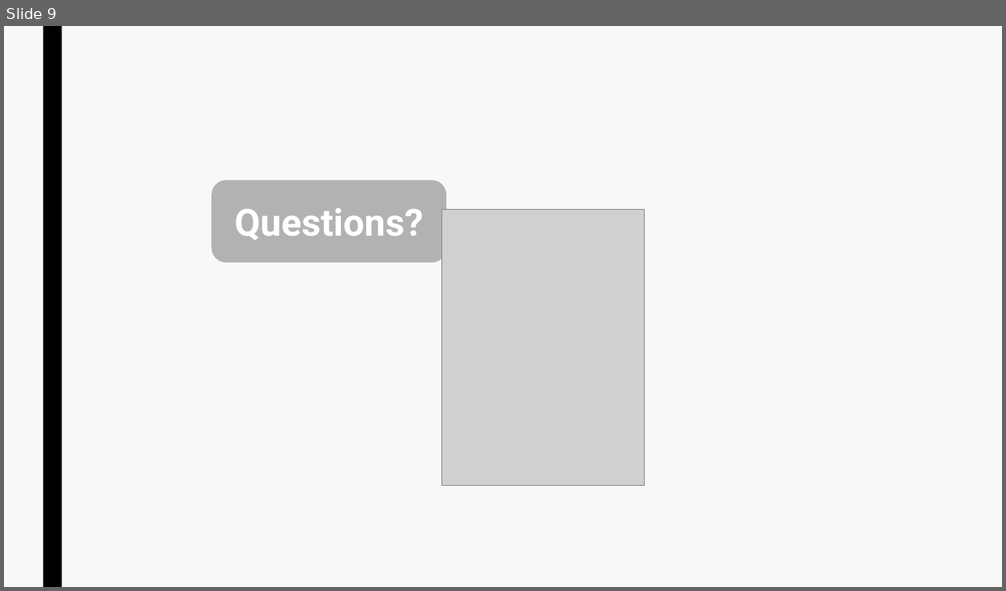
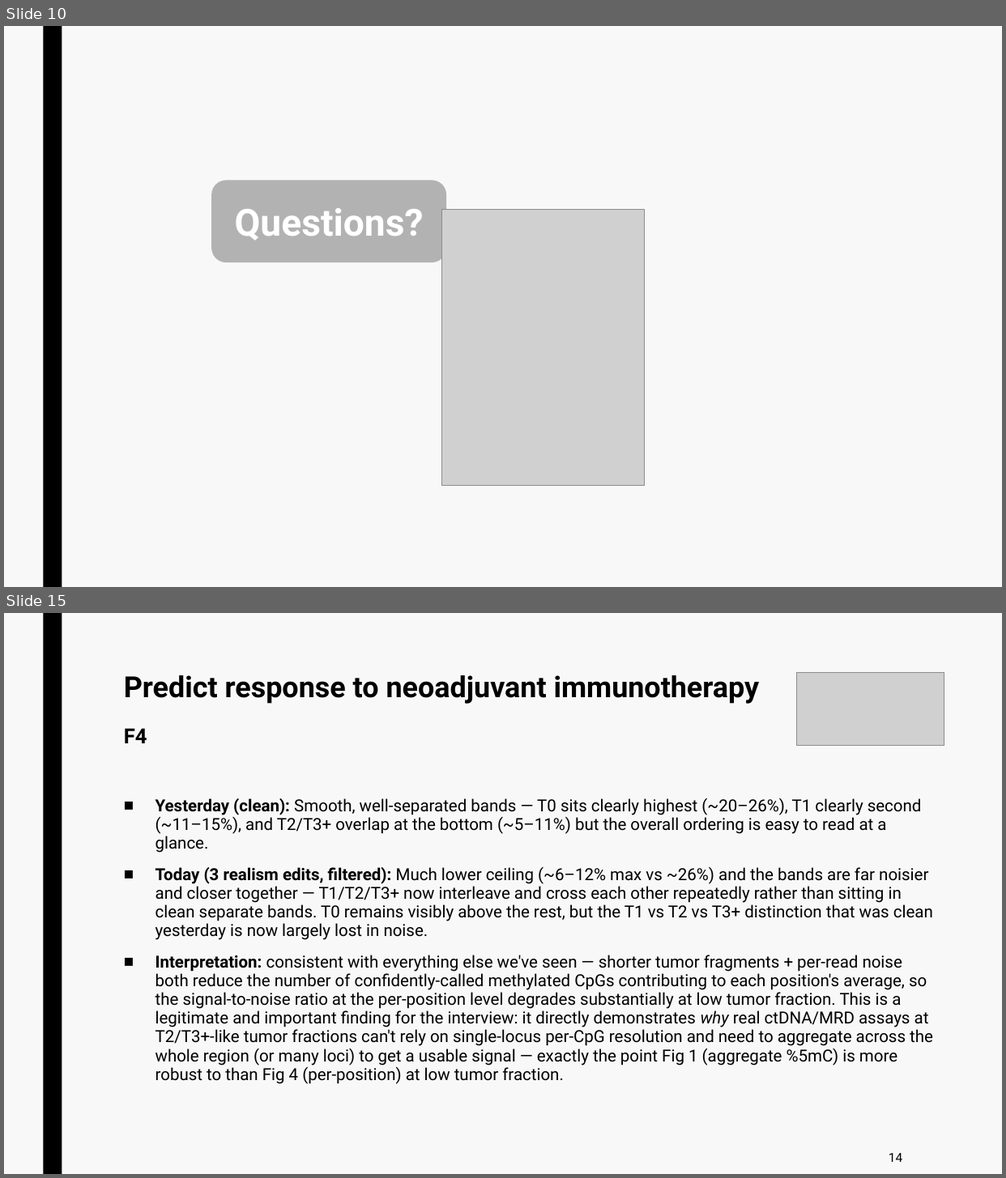
Before and after one commit to jurtasun/presentations, a slide deck: 202609_vhio_symposium/202609_vhio_technical.ppt. Shown one above the other, each under a label of ours: slide 9 before the commit, slides 10 and 15 after it; the slides between them are not shown. The pictures are 1006x591 and 1006x1178 pixels, drawn with LibreOffice and Linux fonts; fonts in the diff are those of the drawing; grey boxes stand for pictures. Boxes give left, top, right and bottom in pixels: in the first picture for what was removed or moved away, otherwise in the second. Text is boxed around its words. In the diff, an @@ line names an element or a change of style, - is before the commit and + after.

```diff
--- a/202609_vhio_symposium/202609_vhio_technical.ppt
+++ b/202609_vhio_symposium/202609_vhio_technical.ppt
@@ slide 15 added at (4,613,1002,1174), background #F8F8F8; not listed: 1 template element that a slide beside it also shows @@
@@ title added at (124,675,760,743), 28 pt, text #000000, bold @@
+Predict response to neoadjuvant immunotherapy
+F4
@@ picture added at (797,672,945,746) @@
@@ text added at (155,798,933,1084), 16 pt, text #000000 @@
+■ Yesterday (clean): Smooth, well-separated bands — T0 sits clearly highest (~20–26%), T1 clearly second (~11–15%), and T2/T3+ overlap at the bottom (~5–11%) but the overall ordering is easy to read at a glance.
+■ Today (3 realism edits, filtered): Much lower ceiling (~6–12% max vs ~26%) and the bands are far noisier and closer together — T1/T2/T3+ now interleave and cross each other repeatedly rather than sitting in clean separate bands. T0 remains visibly above the rest, but the T1 vs T2 vs T3+ distinction that was clean yesterday is now largely lost in noise.
+■ Interpretation: consistent with everything else we've seen — shorter tumor fragments + per-read noise both reduce the number of confidently-called methylated CpGs contributing to each position's average, so the signal-to-noise ratio at the per-position level degrades substantially at low tumor fraction. This is a legitimate and important finding for the interview: it directly demonstrates why real ctDNA/MRD assays at T2/T3+-like tumor fractions can't rely on single-locus per-CpG resolution and need to aggregate across the whole region (or many loci) to get a usable signal — exactly the point Fig 1 (aggregate %5mC) is more robust to than Fig 4 (per-position) at low tumor fraction.
@@ page number added at (889,1153,902,1162), 12 pt, text #000000 @@
+14
@@ what was slide 9 is now slide 10 @@
```
Also in this commit, not shown: 3 slides changed, 10 other slides added, 8 slides removed, 10 other files.
